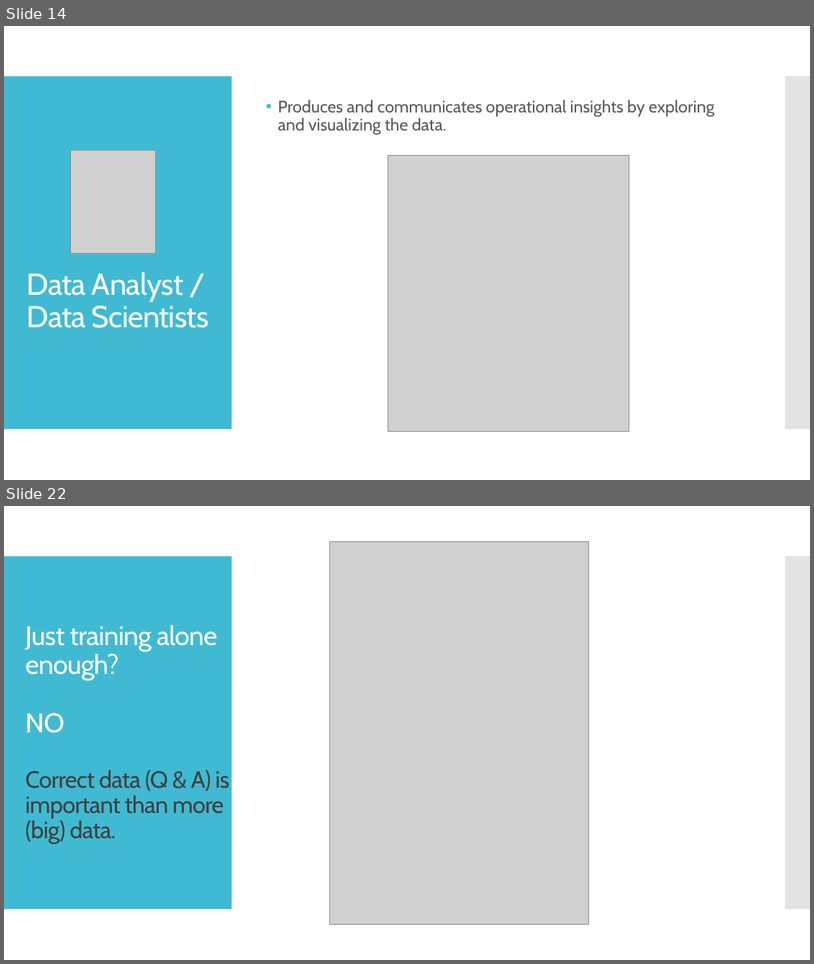
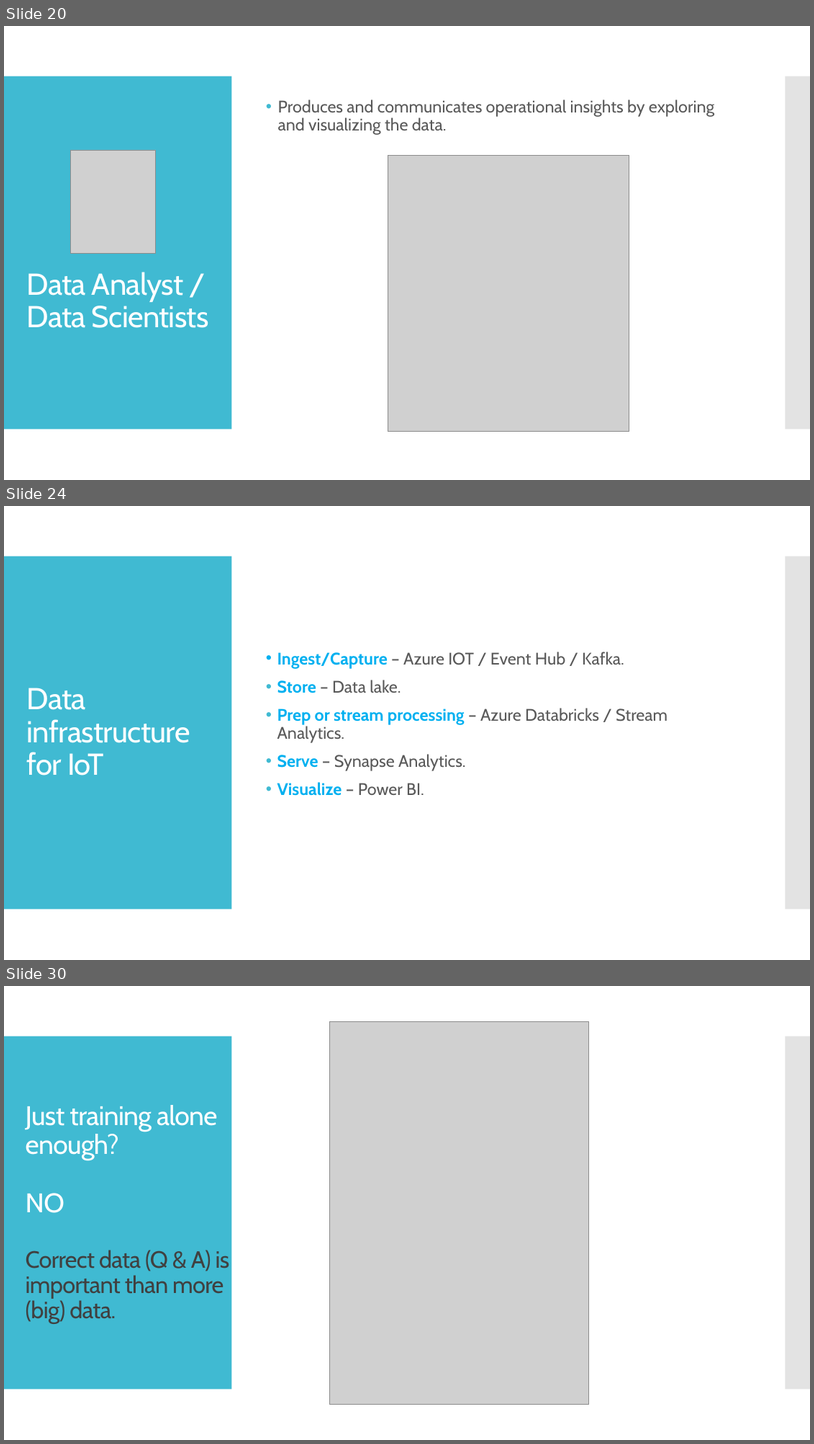
Before and after one commit to dinesarun/common, a slide deck: sessions/ChennaiAzureUserGroup/Databricks_IOT_Analytics/IOT-ML-Azure.pptx. Shown one above the other, each under a label of ours: slides 14 and 22 before the commit, slides 20, 24 and 30 after it; the slides between them are not shown. The pictures are 814x964 and 814x1444 pixels, drawn with LibreOffice and Linux fonts; fonts in the diff are those of the drawing; grey boxes stand for pictures. Boxes give left, top, right and bottom in pixels: in the first picture for what was removed or moved away, otherwise in the second. Text is boxed around its words. In the diff, an @@ line names an element or a change of style, - is before the commit and + after.

```diff
--- a/sessions/ChennaiAzureUserGroup/Databricks_IOT_Analytics/IOT-ML-Azure.pptx
+++ b/sessions/ChennaiAzureUserGroup/Databricks_IOT_Analytics/IOT-ML-Azure.pptx
@@ slide 24 added at (4,506,810,960), background #FFFFFF; not listed: 2 template elements that a slide beside it also shows @@
@@ text added at (278,651,668,795), 20 pt, text #595959 @@
+• Ingest/Capture – Azure IOT / Event Hub / Kafka.
+• Store – Data lake.
+• Prep or stream processing – Azure Databricks / Stream Analytics.
+• Serve – Synapse Analytics.
+• Visualize – Power BI.
@@ title added at (27,687,190,775), 36 pt, text #FFFFFF @@
+Data infrastructure for IoT
@@ what was slide 14 is now slide 20 @@
@@ what was slide 22 is now slide 30 @@
```
Also in this commit, not shown: 11 slides changed, 9 other slides added, 2 slides removed.
